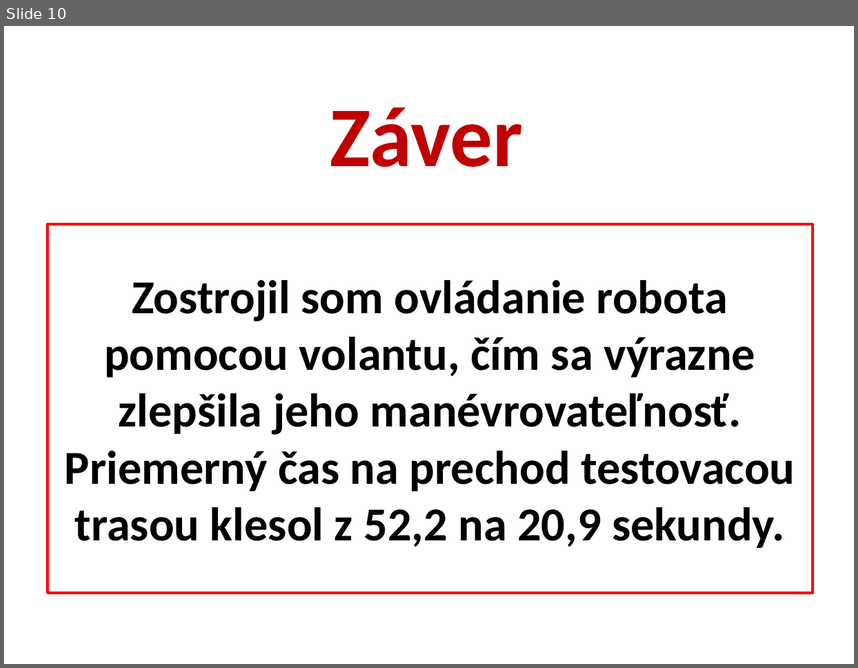
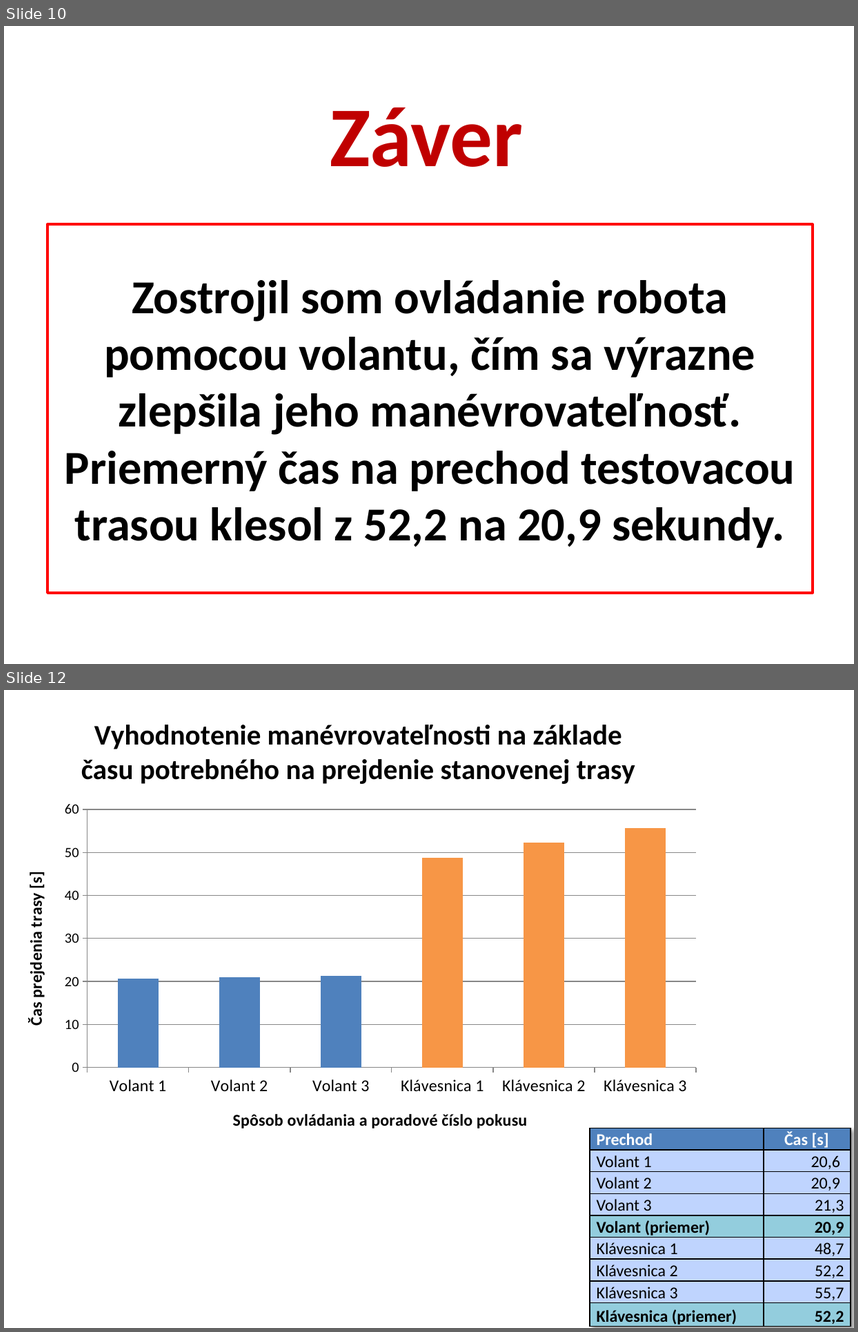
Before and after one commit to janmederly/rp7, a slide deck: doc/fvat/poster.pptx. Shown one above the other, each under a label of ours: slide 10 before the commit, slides 10 and 12 after it; the slides between them are not shown. The pictures are 858x668 and 858x1332 pixels, drawn with LibreOffice and Linux fonts; fonts in the diff are those of the drawing. Boxes give left, top, right and bottom in pixels: in the first picture for what was removed or moved away, otherwise in the second. Text is boxed around its words. In the diff, an @@ line names an element or a change of style, - is before the commit and + after.

```diff
--- a/doc/fvat/poster.pptx
+++ b/doc/fvat/poster.pptx
@@ slide 12 added at box(4, 690, 854, 1328), background #FFFFFF @@
@@ column chart added at box(7, 701, 711, 1150) @@
+title "Vyhodnotenie manévrovateľnosti na základe času potrebného na prejdenie stanovenej trasy"
+categories: Volant 1, Volant 2, Volant 3, Klávesnica 1, Klávesnica 2, Klávesnica 3
+Series 1: 21, 21, 21, 49, 52, 56
@@ table added at box(590, 1127, 851, 1327), 9 rows, 2 columns @@
+Prechod | Čas [s]
+Volant 1 | 20,6
+Volant 2 | 20,9
+Volant 3 | 21,3
+Volant (priemer) | 20,9
+Klávesnica 1 | 48,7
+Klávesnica 2 | 52,2
+Klávesnica 3 | 55,7
+Klávesnica (priemer) | 52,2
```
Also in this commit, not shown: 5 slides changed, 1 other slide added, 9 other files.
